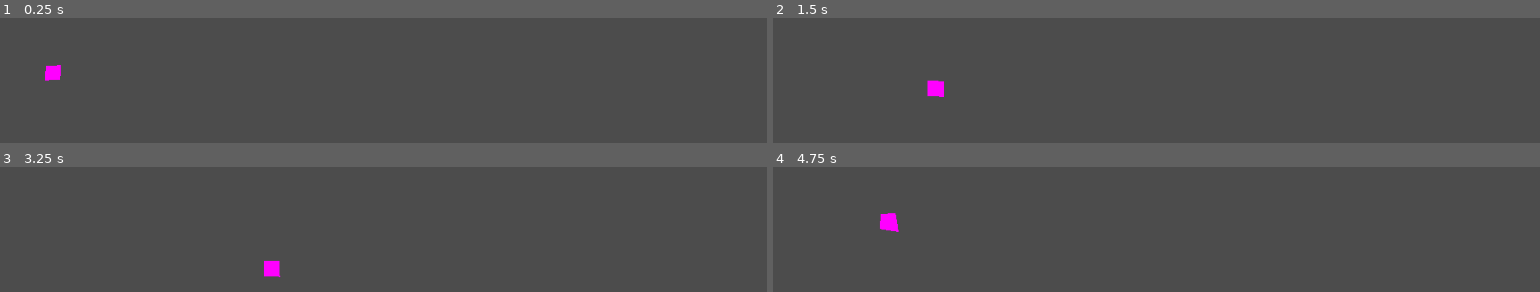
Above: before the commit, frames 1-4 (two rows, left to right).
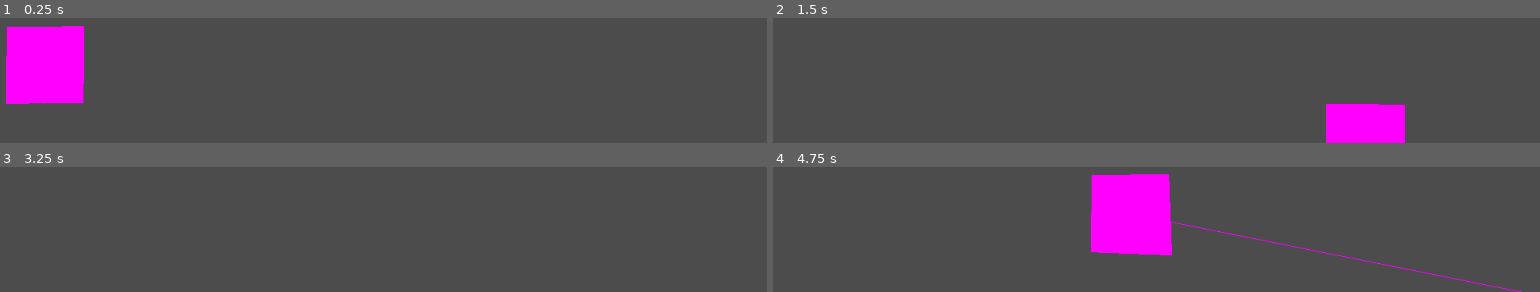
Above: after the commit, the same moments.

Repository: sustainablelab/eat-and-poop
Game: Godot game, scene res://scenes/Player.tscn
The game is run twice, just before and just after one commit, with the same random seed, the same clock (stepped at 60 frames per second) and the same inputs. This scene is started directly instead of the project's main scene.
Inputs:
- Up to frame 1 (0.25 s): no input
- Up to frame 2 (1.5 s): tap Enter at 0.5 s; hold Right (ui_right) 0.53-1.28 s; hold Down (ui_down) from 1.28 s (still down)
- Up to frame 3 (3.25 s): release Down (ui_down) at 2.03 s; hold Right (ui_right) 2.03-2.78 s; tap Space at 2.75 s; hold Up (ui_up) from 2.78 s (still down)
- Up to frame 4 (4.75 s): release Up (ui_up) at 3.53 s; hold Left (ui_left) from 3.53 s (still down)

The runs differ from the first frame. In frame 1, 6.1% of the frame differs, in the area x 0-11%, y 6-69%; in frame 2, 3.5%; in frame 3, 0.3%; in frame 4, 7.5%, in the area x 13-98%, y 5-100%.

Commit message:
Draw RayCast2D to troubleshoot collisions

Diff:
--- a/scripts/Block.gd
+++ b/scripts/Block.gd
@@ -39,9 +39,14 @@
 onready var grid: Grid = Grid.new()
 
 func _ready():
-	add_child(grid)
+	# DEBUGGING
+	print("Running Block._ready()...")
+
 	# Player starts as a normal square shape.
-	self.length = grid.size
+	# Player size matches grid tile size.
+	length = grid.size
+	# Center player artwork about player's position.
+	top_left -= Vector2(length/2.0, length/2.0)
 	self.square_points = normal_square()
 	# Dividing by grid.size exaggerates wobbles for smaller grids
 	# which is good for overcoming truncation to pixel number.
@@ -90,9 +95,10 @@
 
 
 func set_top_left(xy: Vector2) -> void:
-	# So far I never write top_left. It sits at (0,0) all game
-	# long. The block moves around the screen because of the
-	# Parent node's position.
+	# So far I never write top_left with this setter.
+	# It sits at it's starting position all game long.
+	# The block moves around the screen because of the Parent
+	# node's position.
 	#
 	# But I'm leaving this here for future effects.
 	# 1) Visually shift the player off the tile grid
@@ -103,7 +109,7 @@
 
 
 func set_length(d: float) -> void:
-	# Like top_left, I never write length.
+	# Like top_left, I never write length with this setter.
 	# `length` is `grid.size` all game long.
 	# But I'm leaving this here for future effects.
 	# 1) Use with `self.top_left` for shrinking/growing.
--- a/scripts/Grid.gd
+++ b/scripts/Grid.gd
@@ -1,4 +1,8 @@
 class_name Grid
 extends Node
 
-var size: int = 20
+var size: int = 100
+
+func _ready() -> void:
+	# DEBUGGING
+	print("Running Grid._ready()...")
--- a/scripts/HitBox.gd
+++ b/scripts/HitBox.gd
@@ -1,5 +1,21 @@
+# HitBox defines a collision area for the Parent node.
+#
+# USAGE:
+# Instantiate in Parent node so that HitBox moves with Parent:
+#	onready var player_hitbox: HitBox = HitBox.new()
+# And remember to add as a Child node in Parent._ready:
+#	add_child(player_hitbox)
+# Also remember to override HitBox property `half_extents` BEFORE calling
+# add_child(player_hitbox).
+# Parent connects `area_entered` signal to a func that
+# receives the intruding Area2D as a parameter.
+# (Signal parameters are passed under the hood).
 class_name HitBox
 extends Area2D
+
+# Hardcode a placeholder name for the Parent to override.
+# Example: if Parent is a Player, Parent overrides with the player's color.
+var area_name: String = "placeholder_name"
 
 # Instantiate a CollisionShape2D
 onready var collision_area: CollisionShape2D = CollisionShape2D.new()
@@ -9,9 +25,14 @@
 var half_extents := Vector2(1.0, 1.0)
 
 func _ready() -> void:
+	# DEBUGGING
+	print("Running HitBox._ready()...")
+	# Setup the collision_area:
+	collision_area.shape = RectangleShape2D.new()
+	collision_area.shape.extents = half_extents
+	print("Hitbox _ready says half_extents are: {v}".format({"v":half_extents}))
+	# Add the collision_area as a child_node.
 	add_child(collision_area)
-	collision_area.shape = RectangleShape2D.new()
-	collision_area.shape.extents = self.half_extents
 
 	# SETUP COLLISIONS
 	# Detect collisions.
@@ -22,3 +43,25 @@
 # func _on_area_entered(area):
 # 	print("This Area entered me:")
 # 	print(area)
+
+# DEBUGGING
+# Draw the hitbox collision area so I can debug collisions.
+func _draw():
+	print("Draw hitbox")
+	draw_hitbox()
+
+
+func draw_hitbox() -> void:
+	draw_colored_polygon(square(), ColorN("cyan", 0.5))
+
+func square() -> PoolVector2Array:
+	# Define the vertices
+	var points: PoolVector2Array = PoolVector2Array()
+	# get center x,y, assume 0,0 for now
+	var x:float = 0
+	var y:float = 0
+	points.append(Vector2(x-half_extents.x,y-half_extents.y))
+	points.append(Vector2(x-half_extents.x,y+half_extents.y))
+	points.append(Vector2(x+half_extents.x,y+half_extents.y))
+	points.append(Vector2(x+half_extents.x,y-half_extents.y))
+	return points
--- a/scripts/Main.gd
+++ b/scripts/Main.gd
@@ -11,6 +11,9 @@
 var world: Node2D
 
 func _ready() -> void:
+	# DEBUGGING
+	print("Running Main._ready()...")
+
 	# DEBUGGING
 	# print(Input.get_connected_joypads())
 
--- a/scripts/Player.gd
+++ b/scripts/Player.gd
@@ -1,4 +1,41 @@
-extends Node2D # change to Spatial
+# Player
+# ├─ Tween (Godot built-in for motion)
+# ├─ RayCast2D (Godot built-in for detecting if tiles are empty)
+# ├─ Grid (Grid.gd -- set Grid size)
+# ├─ HitBox (HitBox.gd -- define a collision area)
+# └─ Block (Block.gd -- what Player looks like on the screen)
+#
+# ADD CHILD NODES
+# I don't use the Godot editor to add Child nodes to `Player`.
+# I do this in the code instead.
+# See the docs for "creating nodes":
+# https://docs.godotengine.org/en/stable/getting_started/step_by_step/scripting_continued.html?highlight=_ready#creating-nodes
+# There are two steps:
+# 1. Define Player property as instance of Child node class with `new()`
+# 2. Call add_child() in _ready().
+# CHILD NODE CLASSES
+# For classes I define in `.gd` scripts, the GDScript compiler knows about the
+# class because of the script's first line: `class_name`.
+# USE PLAYER
+# Player has no class_name because Player is a scene!
+# Assign Player.gd (this script) to scene Player.tscn in Godot editor.
+# The Parent makes Player a Child node in code.
+# See the docs for "instancing scenes":
+# https://docs.godotengine.org/en/stable/getting_started/step_by_step/scripting_continued.html?highlight=_ready#instancing-scenes
+#
+# Three steps:
+# 1. Load the Player scene:
+#	const player_scene = preload("res://scenes/Player.tscn")
+# 2. Instantiate a player: (like the .new() in the previous)
+#	var player1 = player_scene.instance()
+# 3. Add as a child node:
+#	add_child(player1)
+#
+# Player is a scene, not just a script with a class name.
+# Scenes have execution benefits under the hood.
+# And as a scene, it is a stand-alone game component I can test with `F6`.
+
+extends Node2D
 
 # TODO: detect collisions with other players
 
@@ -17,16 +54,14 @@
 # Ignore joystick motions while movement animation is underway.
 var is_moving: bool = false # true when player_block is moving between tiles
 
-# CHILD NODE: BLOCK
-# I don't need to use the editor to add `Block` as a child node
-# of `Player`. I do this in the code instead!
-# Create a player as an instance of Block.
-# GDScript compiler knows `Block` is a class because of `class_name` in `Block.gd`
-onready var player_block: Block = Block.new()
-# Add `Block` as a child node in `_ready()` with `add_child(player_block)`.
-onready var player_hitbox: HitBox = HitBox.new()
-# Add `HitBox` as a child node in `_ready()` with `add_child(player_hitbox)`.
-
+onready var player_block: Block = Block.new() # see add_child(player_block)
+onready var player_hitbox: HitBox = HitBox.new() # see add_child(player_hitbox)
+onready var player_ray: RayCast2D = RayCast2D.new() # see add_child(player_ray)
+
+# NAME
+# Hardcode a name for testing.
+# Parent overrides name when instantiating player.
+var player_name: String = "player_name"
 
 # COLOR
 # Hardcode a color for testing.
@@ -37,21 +72,43 @@
 # export var color: Color = ColorN("lightsalmon", 1) # color, alpha
 var color: Color = ColorN("magenta", 1) # color, alpha
 
+# Hardcode player's starting position for testing.
+var start_position: Vector2 = Vector2(100.0, 100.0)
 
 func _ready() -> void:
-	# Hardcode player's starting position for testing.
-	self.position = Vector2(100.0,100.0)
-
+	print("Running Player._ready()...")
+	# Use starting position set by Parent Node.
+	# This uses the default start_position when testing Player.
+	position = start_position
+
+	# Setup the HitBox: override HitBox size (half_extents)
+	# player_hitbox.half_extents = Vector2(grid.size/1.5, grid.size/1.5)
+	player_hitbox.half_extents = Vector2(grid.size/2.5, grid.size/2.5)
+	player_hitbox.area_name = player_name
 	add_child(player_hitbox)
-	player_hitbox.half_extents = Vector2(grid.size/2.0, grid.size/2.0)
-	print(player_hitbox.half_extents)
-	print(player_hitbox.collision_area.shape)
-
+	print("hitbox half_extents: {h}".format({"h":player_hitbox.half_extents}))
+
+	# Setup RayCast2D
+	# Enable Area2D detection. Defaults to False.
+	player_ray.collide_with_areas = true
+	# Ignore colliding with Player's own Area2D!
+	player_ray.add_exception(player_hitbox)
+	# Enable ray cast? This seems to make no difference.
+	# player_ray.enabled = true
+	# player_ray.enabled = false # default
+	add_child(player_ray)
+
+	# Player size is determined by Grid.size
+	# Player starting position and color is determined by Parent.
+	# Why do I code color here and not position?
+	# Position is a property of Player.
+	# For testing, I default to 0,0.
+	# But color is a property of Player Child Node: Block.
+	# And I don't want Parent of Player to know that Block exists.
+	# So Player passes its color property to whichever children need to know
+	# about color.
+	player_block.color = color
 	add_child(player_block)
-	# Player size is determined by Grid.size
-	# Player starting position is determined by Parent.
-	# Set player's color (set in the editor: Player - Inspector)
-	player_block.color = color
 
 	# SETUP MOVEMENT
 	# Use a tween to animate moving in the grid.
@@ -62,28 +119,29 @@
 	_ret = smooth_move.connect("tween_started", self, "_on_smooth_move_started")
 	_ret = smooth_move.connect("tween_completed", self, "_on_smooth_move_completed")
 	# TODO: decrease speed as the player gets bigger
-	# self.speed = 0.1
-	self.speed = grid.size / 200.0
-	if self.speed > 0.1:
-		self.speed = 0.1
-	if self.speed < 0.05:
-		self.speed = 0.05
+	# speed = 0.1
+	speed = grid.size / 200.0
+	if speed > 0.1:
+		speed = 0.1
+	if speed < 0.05:
+		speed = 0.05
 
 	# SETUP COLLISIONS
 	# Detect collisions.
 	_ret = player_hitbox.connect("area_entered", self, "_on_area_entered")
 
 
-# ------------------------------------------------------
-# | Move player_block based on keyboard/joystick input |
-# ------------------------------------------------------
+# ---------------------
+# | Move player_block |
+# ---------------------
 func _process(_delta):
 	# Ignore events while Tween animates player_block moving.
 	if not is_moving:
+		# Move based on keyboard/joystick input
 		for motion in ui_inputs: # `for` iterates over dict keys
 			if Input.is_action_pressed(motion):
 				# player_block.move(ui_inputs[motion])
-				self.move(ui_inputs[motion])
+				move(ui_inputs[motion])
 				# DEBUGGING
 				# print(Input.get_joy_name(self.device_num))
 				# print(Input.get_joy_axis(self.device_num, 0))
@@ -91,9 +149,59 @@
 # Update position when the Player moves its block.
 var speed: float
 
+func _draw() -> void:
+	draw_line(
+		player_ray.position, # from
+		player_ray.cast_to, # to
+		color # color
+		)
+
+func ray_viz() -> void:
+	# Draw a line visualizing where the RayCast is.
+	update()
+
 func move(direction: Vector2 ) -> void:
+	# TODO:
+	# Add code to draw the RayCast2D to help with debugging this weird behavior!
+	var destination
+	destination = position + (direction * grid.size)
+	print("Player position: {p}".format({"p":position}))
+	print("Player destination: {d}".format({"d":destination}))
+	# TODO: ray cast to test for collision before moving
+	player_ray.cast_to = destination
+	# print("Ray position: {p}".format({"p":player_ray.position}))
+	# print("Ray destination: {d}".format({"d":player_ray.cast_to}))
+	ray_viz()
+	player_ray.force_raycast_update()
+
+	var is_colliding = player_ray.is_colliding()
+	print("Expect collision? {b}".format({"b":is_colliding}))
+
+	if is_colliding:
+		var collision_point: Vector2 = player_ray.get_collision_point()
+		print("Collision point: {p}".format({"p":collision_point}))
+		print("Collision normal: {n}".format({"n":player_ray.get_collision_normal()}))
+		print("Collider: {c}".format({"c":player_ray.get_collider().area_name}))
+		print("Collider size: {c}".format({"c":player_ray.get_collider().half_extents*2}))
+
+		# if position == collision_point:
+		# 	# Ignore collision when another player is somehow in the square
+		# 	# this player is already in.
+		# 	pass
+		# else:
+			# print("Collision: can't go to: {d}".format({"d":destination}))
+
+		print("Collision: can't go to: {d}".format({"d":destination}))
+		# Do a motion tween, but don't go anywhere.
+		destination = position
+
+		# Reset collision to false? Nope, doesn't help.
+		# player_ray.cast_to = position
+		# player_ray.force_raycast_update()
+
+	# Next tile is available, go ahead and move there.
 	# Move one tile. Basically do this:
-	# self.position += direction * grid.size
+	# position += direction * grid.size
 	# But use a Tween for animating motion between tiles.
 
 	# _done is true when Tween.blah() is done.
@@ -103,9 +211,9 @@
 	_done = smooth_move.interpolate_property(
 		self, # object
 		"position", # property name
-		self.position, # start
-		self.position + direction * grid.size, # stop
-		self.speed, # time it takes to move in seconds
+		position, # start
+		destination, # stop
+		speed, # time it takes to move in seconds
 		Tween.TRANS_SINE,
 		Tween.EASE_IN_OUT,
 		0) # delay
@@ -126,8 +234,8 @@
 
 # Track when the movement tween animation is happening.
 func _on_smooth_move_started(_object, _key): # _vars are unused
-	self.is_moving = true
-	self.player_block.express_motion()
+	is_moving = true
+	player_block.express_motion()
 
 	# DEBUGGING
 	# print("tween start:")
@@ -136,8 +244,8 @@
 
 
 func _on_smooth_move_completed(_object, _key): # _vars are unused
-	self.is_moving = false
-	self.player_block.express_standing_still()
+	is_moving = false
+	player_block.express_standing_still()
 
 	# DEBUGGING
 	# print("tween stop:")
@@ -146,4 +254,25 @@
 
 
 func _on_area_entered(area):
-	print("{a} entered by {b}:".format({"a":self.player_hitbox, "b":area}))
+	# Get thrown back if standing still.
+	if not is_moving:
+		# Placeholder: always move right
+		# self.move(Vector2.RIGHT)
+		pass
+		# TODO: how do I find out the Vector2 of the attacker?
+		# Use RayCast2D: get_collision_normal
+
+	# Only print a message for the player trying to move.
+	# DEBUGGING
+	print("{a} entered by {b}.".format({"a":player_hitbox.area_name, "b":area.area_name}))
+	# Example:
+	# lightseagreen player moves into square occupied by magenta
+	#
+	#	magenta entered by lightseagreen.
+	#	lightseagreen entered by magenta.
+	#
+	# If magenta entered lightseagreen's square, the order flips:
+	#
+	#	lightseagreen entered by magenta.
+	#	magenta entered by lightseagreen.
+	#
--- a/scripts/World.gd
+++ b/scripts/World.gd
@@ -24,12 +24,26 @@
 var players: Array = [] # array to hold player instances
 var input_maps: Array = [] # array to hold input_map dict for each player
 
+
 var rng = RandomNumberGenerator.new()
 
 # Load the Player scene
 const player_scene = preload("res://scenes/Player.tscn")
 
+# _draw() runs once, sometime shortly after _ready() runs
+func _draw() -> void:
+	# gridlines()
+	for point in gridpoints():
+		draw_circle(
+			point, # position
+			grid.size/6.0, # radius
+			ColorN("black", 0.3) # color
+			)
+
 func _ready() -> void:
+	# DEBUGGING
+	print("Running World._ready()...")
+
 	game_window = get_viewport_rect()
 
 	# Seed a random number generator for positioning blocks.
@@ -46,6 +60,34 @@
 	# print(game_window.position.x)
 	# print(game_window.end.x)
 
+# func gridlines() -> void:
+# 	# Draw grid lines
+# 	# Define the endpoints.
+# 	# PLACEHOLDER:
+# 	draw_line(
+# 		Vector2(20,100), # from
+# 		Vector2(20,800), # to
+# 		ColorN("magenta", 1) # color
+# 		)
+
+
+func gridpoints() -> Array:
+	# Return grid intersections as an array of Vector2 points
+	var game_grid = game_grid()
+	# Add 2:
+	# Add 1 because num cols is end.x + 1 and num rows is end.y + 1
+	# Add another 1 to get final set of points at window bottom and right
+	# (grid point is tile top-left)
+	var cols: int = game_grid.end.x + 2
+	var rows: int = game_grid.end.y + 2
+	var points: Array = []
+	for col in range(cols):
+		for row in range(rows):
+			points.append(Vector2(
+					game_grid.position.x + grid.size*col,
+					game_grid.position.y + grid.size*row
+					))
+	return points
 
 func game_grid() -> Rect2:
 	# Divide game window into squares of side-length grid.size.
@@ -71,7 +113,6 @@
 
 	return game_grid
 
-
 func random_position() -> Vector2:
 	# Pick a random position quantized to the grid.
 	var game_grid = game_grid()
@@ -133,42 +174,46 @@
 	# Refer to this just-added player as "player" for readability.
 	var player = players[-1]
 
-	# Make the player a child node of the World scene
-	add_child(player)
-
 	# Assign the joystick device number to this player.
 	# (`player_index` is the player's joystick device number.)
 	player.device_num = player_index
 
 	# Randomize player's starting x,y position.
-	# TODO: constrain random_position to the grid
-	# player.player_block.top_left = random_position()
 
 	# TESTING:
 	# Random positions are annoying while testing.
 	# Hardcode positions for player_index 0 and 1
 	if player_index == 0:
-		player.position = Vector2(100,100)
+		player.start_position = Vector2(grid.size*4,grid.size*4)
 	elif player_index == 1:
-		player.position = Vector2(140,100)
+		player.start_position = Vector2(grid.size*6,grid.size*4)
 	else:
-		player.position = random_position()
+		player.start_position = random_position()
 
 	# Comment out the above when done testing.
 	# And uncomment the line below.
-	# player.position = random_position()
+	# player.start_position = random_position()
 
 	# TODO: index at random into the list of colors so that I'm
 	# not limited to 4 players.
 	# TODO: let players change their color before the game begins.
+	var colornames: Array = [
+		"magenta",
+		"lightseagreen",
+		"yellow",
+		"lightsalmon",
+		]
+	# TODO: Why a dict? Make this an Array.
 	# Set the player's color
 	var color_dict: Dictionary = {
-		0: ColorN("magenta", 1), # color, alpha
-		1: ColorN("lightseagreen", 1), # color, alpha
-		2: ColorN("yellow", 1), # color, alpha
-		3: ColorN("lightsalmon", 1), # color, alpha
+		0: ColorN(colornames[0], 1), # color, alpha
+		1: ColorN(colornames[1], 1), # color, alpha
+		2: ColorN(colornames[2], 1), # color, alpha
+		3: ColorN(colornames[3], 1), # color, alpha
 		}
-	player.player_block.color = color_dict[player_index]
+	player.color = color_dict[player_index]
+	# Identify players by their color.
+	player.player_name = colornames[player_index]
 
 	# Create an input_map dict for this player's joystick.
 	input_maps.append({
@@ -255,3 +300,7 @@
 	down_action_event.axis = JOY_AXIS_1 # <---- vertical axis
 	down_action_event.axis_value =  1.0 # <---- down
 	InputMap.action_add_event(down_action, down_action_event)
+
+	# FINALLY: Now that player is all set up,
+	# make the player a child node of the World scene
+	add_child(player)
